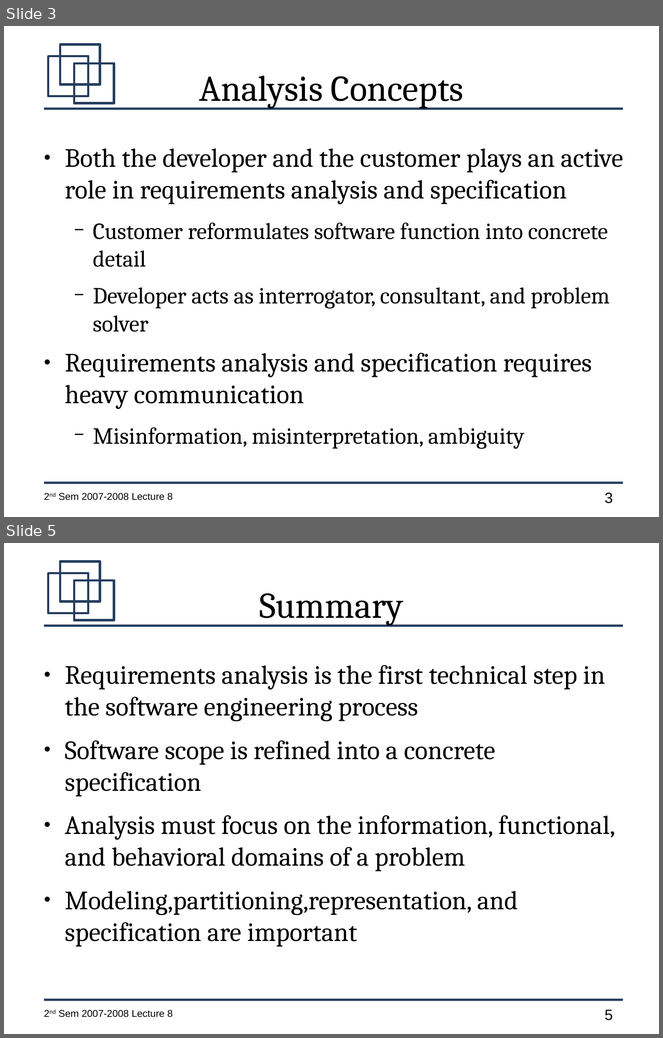
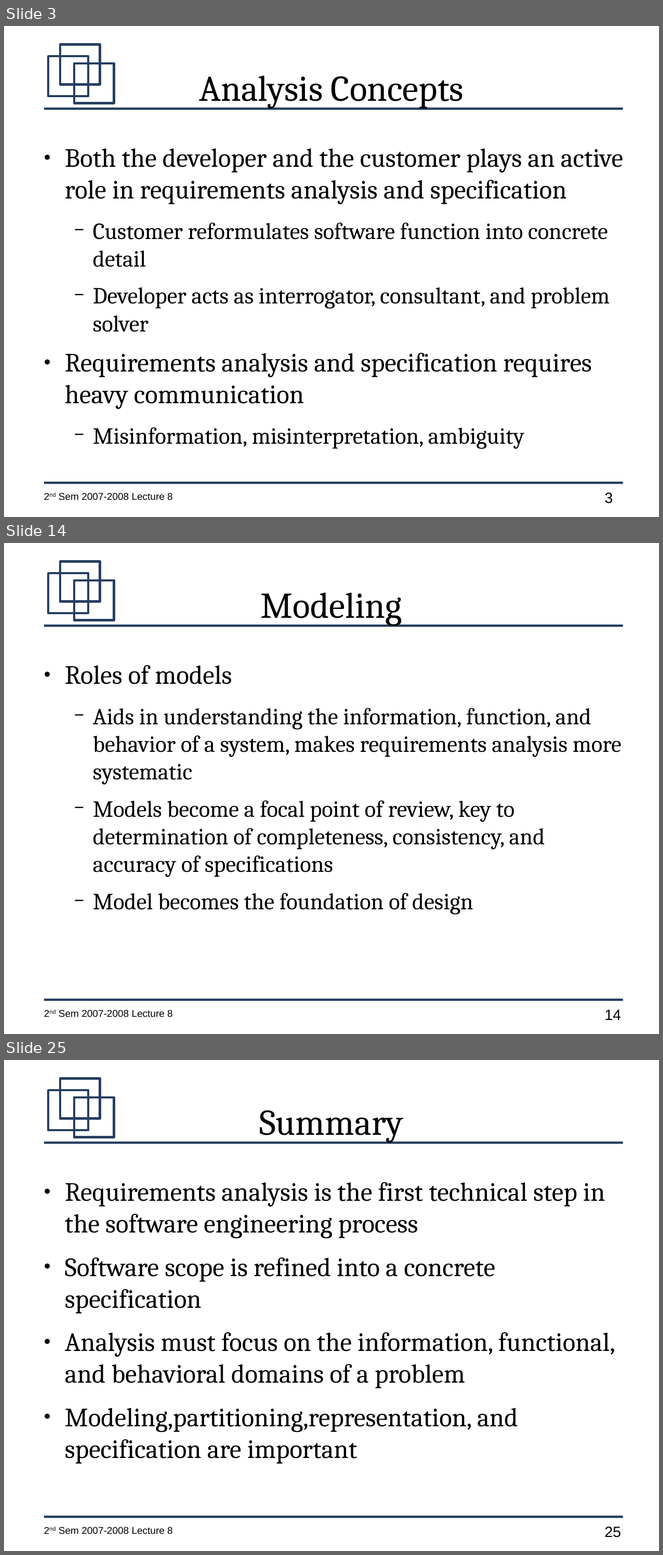
Before and after one commit to jachermocilla/jach-homepage, a slide deck: CMSC128-2nd-Sem-2007-L9.odp. Shown one above the other, each under a label of ours: slides 3 and 5 before the commit, slides 3, 14 and 25 after it; the slides between them are not shown. The pictures are 663x1038 and 663x1555 pixels, drawn with LibreOffice and Linux fonts; fonts in the diff are those of the drawing. Boxes give left, top, right and bottom in pixels: in the first picture for what was removed or moved away, otherwise in the second. Text is boxed around its words. In the diff, an @@ line names an element or a change of style, - is before the commit and + after.

```diff
--- a/CMSC128-2nd-Sem-2007-L9.odp
+++ b/CMSC128-2nd-Sem-2007-L9.odp
@@ slide 14 added at [4, 543, 659, 1034], background #FFFFFF; not listed: 7 template elements that a slide beside it also shows @@
@@ title added at [261, 592, 402, 626], 44 pt, text #000000 @@
+Modeling
@@ text added at [65, 665, 622, 915], 28 pt, text #000000 @@
+● Roles of models
+  − Aids in understanding the information, function, and behavior of a system, makes requirements analysis more systematic
+  − Models become a focal point of review, key to determination of completeness, consistency, and accuracy of specifications
+  − Model becomes the foundation of design
@@ what was slide 5 is now slide 25 @@
@@ page number at [605, 1527, 621, 1538]: text changed @@
-5
+25
```
Also in this commit, not shown: 1 slide changed, 19 other slides added.
